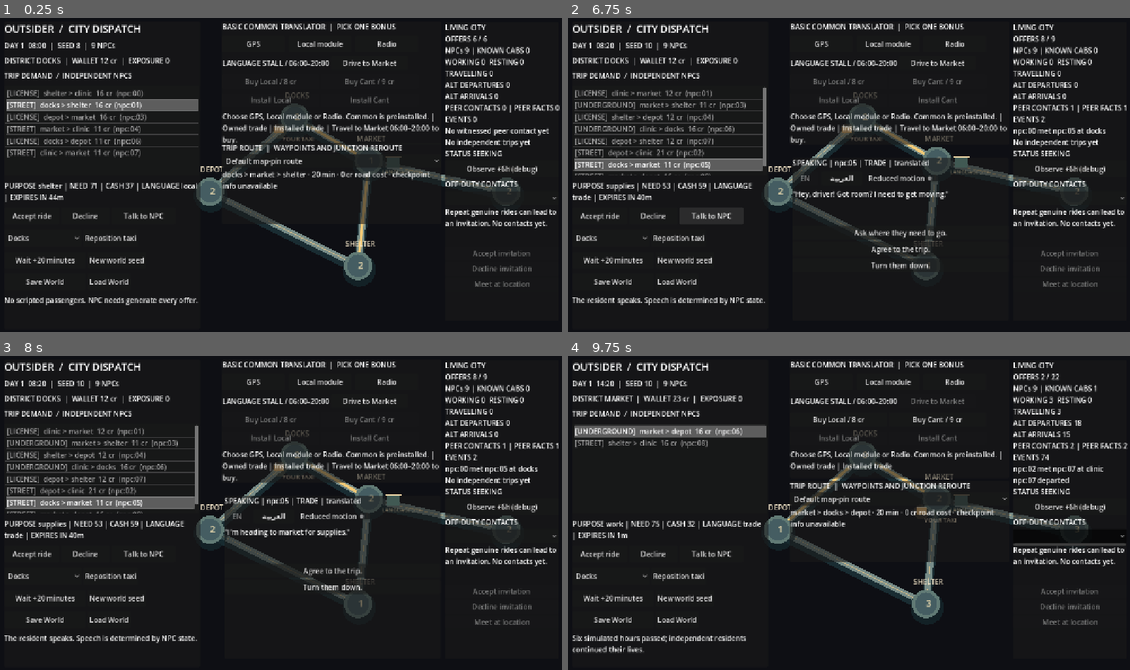
Above: before the commit, frames 1-4 (two rows, left to right).
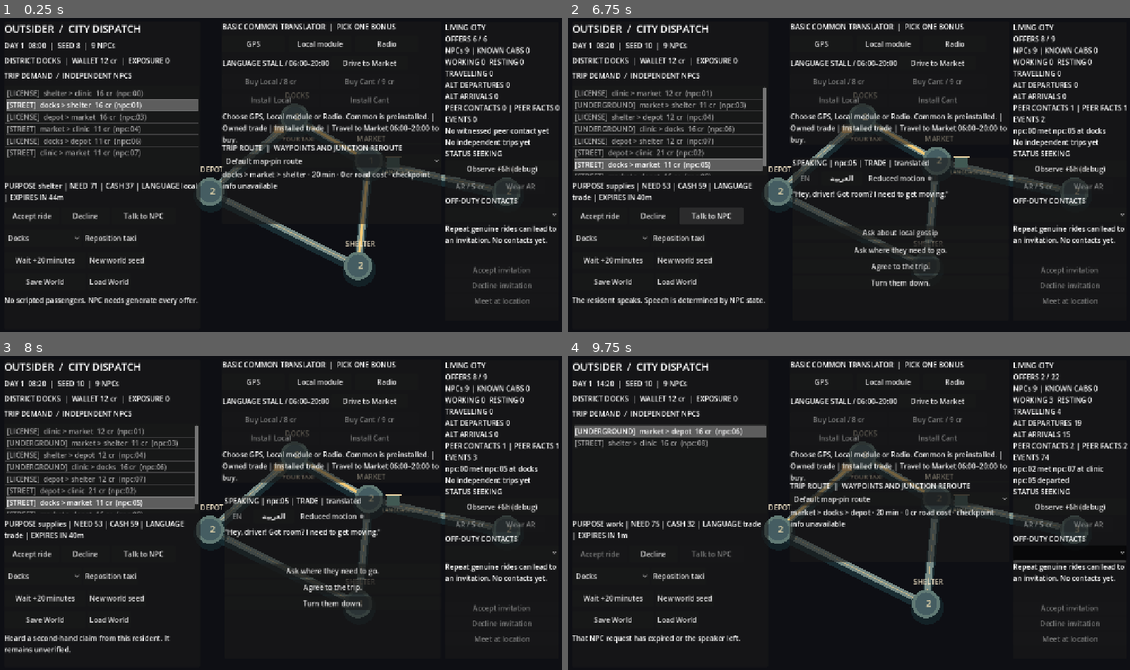
Above: after the commit, the same moments.

Repository: MohamedXIV/outsider-driver-2d
Game: Godot game, scene res://scenes/sandbox.tscn
Same seed, same stepped clock (60 frames per second), same inputs: the game is played once before the commit and once after it.
Inputs (mouse positions are in pixels of both pictures, inside the frame that each line leads up to; where the layout moved, square brackets give the same spot in the first picture):
- Up to frame 1 (0.25 s): no input
- Up to frame 2 (6.75 s): click "Accept ride" at 0.5 s; click "New world seed" at 1.25 s; click "Accept ride" at 2 s; click "New world seed" at 2.75 s; click "Decline" at 3.5 s; click "Docks" at 4.25 s; click "Reposition taxi" at 5 s; click "Wait +20 minutes" at 5.75 s; click "Talk to NPC" at 6.5 s
- Up to frame 3 (8 s): click (331, 569) at 7.25 s, where only the run after the commit has a clickable "Ask about local gossip"
- Up to frame 4 (9.75 s): click (899, 569) at 8 s, where only the run after the commit has a clickable "Ask where they need to go."; click "Observe +6h (debug)" at 8.75 s; click (1068, 553) [1068, 534] at 9.5 s

The runs differ from the first frame. In frame 1, 1.6% of the frame differs, in the area x 79-99%, y 51-92%; in frame 2, 2.3%; in frame 3, 3.0%; in frame 4, 3.8%, in the area x 0-100%, y 9-95%.

Commit message:
feat: physical AR purchase, wear toggle and focus/touch contextual knowledge overlays

Diff:
--- a/scenes/sandbox.tscn
+++ b/scenes/sandbox.tscn
@@ -131,6 +131,20 @@
 text = "Observe +6h (debug)"
 
 
+[node name="ARActions" type="HBoxContainer" parent="HUD/WorldPanel/Content"]
+layout_mode = 2
+theme_override_constants/separation = 4
+
+[node name="BuyAR" type="Button" parent="HUD/WorldPanel/Content/ARActions"]
+layout_mode = 2
+custom_minimum_size = Vector2(112, 34)
+text = "AR / 5 cr"
+
+[node name="WearAR" type="Button" parent="HUD/WorldPanel/Content/ARActions"]
+layout_mode = 2
+custom_minimum_size = Vector2(110, 34)
+text = "Wear AR"
+
 [node name="MeetingHeading" type="Label" parent="HUD/WorldPanel/Content"]
 layout_mode = 2
 text = "OFF-DUTY CONTACTS"
@@ -167,6 +181,16 @@
 offset_bottom = 695.0
 visible = false
 
+[node name="ARContext" type="Button" parent="HUD/DialoguePanel"]
+layout_mode = 0
+offset_left = 338.0
+offset_top = 5.0
+offset_right = 478.0
+offset_bottom = 32.0
+visible = false
+text = "AR: known note"
+focus_mode = 2
+
 [node name="Content" type="VBoxContainer" parent="HUD/DialoguePanel"]
 layout_mode = 2
 theme_override_constants/separation = 8
@@ -209,6 +233,12 @@
 layout_mode = 2
 custom_minimum_size = Vector2(460, 30)
 text = "Ask to speak Common"
+
+[node name="AskRumor" type="Button" parent="HUD/DialoguePanel/Content"]
+layout_mode = 2
+custom_minimum_size = Vector2(460, 30)
+visible = false
+text = "Ask about local gossip"
 
 [node name="Choices" type="VBoxContainer" parent="HUD/DialoguePanel/Content"]
 layout_mode = 2
@@ -370,3 +400,29 @@
 layout_mode = 2
 custom_minimum_size = Vector2(142, 30)
 text = "Refuse rider"
+
+[node name="ARHintPanel" type="PanelContainer" parent="HUD"]
+offset_left = 1015.0
+offset_top = 425.0
+offset_right = 1265.0
+offset_bottom = 695.0
+visible = false
+
+[node name="Content" type="VBoxContainer" parent="HUD/ARHintPanel"]
+layout_mode = 2
+theme_override_constants/separation = 8
+
+[node name="Title" type="Label" parent="HUD/ARHintPanel/Content"]
+layout_mode = 2
+text = "AR / VERIFIED NOTE"
+
+[node name="Body" type="Label" parent="HUD/ARHintPanel/Content"]
+layout_mode = 2
+custom_minimum_size = Vector2(225, 135)
+autowrap_mode = 3
+text = "Only acquired knowledge and sourced hearsay."
+
+[node name="Close" type="Button" parent="HUD/ARHintPanel/Content"]
+layout_mode = 2
+text = "Close AR note"
+focus_mode = 2
--- a/scripts/sandbox/sandbox_main.gd
+++ b/scripts/sandbox/sandbox_main.gd
@@ -39,6 +39,14 @@
 @onready var _install_local: Button = $HUD/GearPanel/Content/MarketInstall/InstallLocal
 @onready var _install_cant: Button = $HUD/GearPanel/Content/MarketInstall/InstallCant
 @onready var _request_common: Button = $HUD/DialoguePanel/Content/RequestCommon
+@onready var _ask_rumor: Button = $HUD/DialoguePanel/Content/AskRumor
+@onready var _ar_buy: Button = $HUD/WorldPanel/Content/ARActions/BuyAR
+@onready var _ar_wear: Button = $HUD/WorldPanel/Content/ARActions/WearAR
+@onready var _ar_context: Button = $HUD/DialoguePanel/ARContext
+@onready var _ar_panel: PanelContainer = $HUD/ARHintPanel
+@onready var _ar_title: Label = $HUD/ARHintPanel/Content/Title
+@onready var _ar_text: Label = $HUD/ARHintPanel/Content/Body
+@onready var _ar_close: Button = $HUD/ARHintPanel/Content/Close
 @onready var _meeting_selector: OptionButton = $HUD/WorldPanel/Content/MeetingSelect
 @onready var _meeting_info: Label = $HUD/WorldPanel/Content/MeetingInfo
 @onready var _meeting_accept: Button = $HUD/WorldPanel/Content/MeetingActions/AcceptMeeting
@@ -63,6 +71,7 @@
 var _route_for_offer: String = ""
 var _selected_meeting_id: String = ""
 var _meeting_dialogue: SandboxMeetingDialogue
+var _ar_note: Dictionary = {}
 var _ui_locale: String = "en"
 var _reduced_motion: bool = false
 var _speech_identity: String = ""
@@ -93,6 +102,13 @@
 	_install_local.pressed.connect(_on_install_module.bind("local"))
 	_install_cant.pressed.connect(_on_install_module.bind("cant"))
 	_request_common.pressed.connect(_on_ask_common)
+	_ask_rumor.pressed.connect(_on_ask_rumor)
+	_ar_buy.pressed.connect(_on_buy_ar)
+	_ar_wear.pressed.connect(_on_wear_ar)
+	_ar_context.pressed.connect(_show_ar_hint)
+	_ar_context.mouse_entered.connect(_show_ar_hint)
+	_ar_context.focus_entered.connect(_show_ar_hint)
+	_ar_close.pressed.connect(_close_ar_hint)
 	_locale_en.pressed.connect(_on_language_locale.bind("en"))
 	_locale_ar.pressed.connect(_on_language_locale.bind("ar"))
 	_reduce_motion.toggled.connect(_on_reduced_motion)
@@ -294,6 +310,64 @@
 					"sandboxDialogueText": _dialogue_text.text,
 					"sandboxRevealPending": str(_reveal_pending).to_lower()
 				}), true)
+
+
+
+func _on_buy_ar() -> void:
+	_notice_text = "Bought optics at Market; wear them to inspect learned facts." if \
+			_world.buy_ar() else "AR eyewear requires 5 cr, Market hours and no active ride."
+	_render()
+
+
+func _on_wear_ar() -> void:
+	var equip: bool = not _world.ar_equipped
+	_notice_text = ("AR eyewear equipped." if equip else "AR eyewear removed.") if \
+			_world.set_ar_equipped(equip) else "No eyewear available to change."
+	_render()
+
+
+func _on_ask_rumor() -> void:
+	if _conversation == null or not _conversation.understood() \
+			or not _world.hear_rumor(_conversation.offer_id):
+		_notice_text = "No comprehensible, source-backed local news from this speaker."
+	else:
+		_notice_text = "Heard a second-hand claim from this resident. It remains unverified."
+	_render()
+
+
+func _show_ar_hint() -> void:
+	if not _world.ar_equipped or _ar_note.is_empty() or not _ar_context.visible:
+		return
+	_ar_title.text = "AR / UNVERIFIED RUMOR" if _ar_note["certainty"] == "unverified" else "AR / VERIFIED NOTE"
+	_ar_text.text = "%s\nSource: %s" % [str(_ar_note["text"]), str(_ar_note["source"])]
+	_ar_panel.visible = true
+	_publish_ar_web()
+
+
+func _close_ar_hint() -> void:
+	_ar_panel.visible = false
+	_publish_ar_web()
+
+
+func _unhandled_key_input(event: InputEvent) -> void:
+	if _ar_panel.visible and event.is_action_pressed("ui_cancel"):
+		_close_ar_hint()
+		get_viewport().set_input_as_handled()
+
+
+func _publish_ar_web() -> void:
+	if not OS.has_feature("web"):
+		return
+	JavaScriptBridge.eval("Object.assign(document.documentElement.dataset,%s)" % JSON.stringify({
+		"sandboxAROwned": str(_world.ar_owned).to_lower(),
+		"sandboxAREquipped": str(_world.ar_equipped).to_lower(),
+		"sandboxARHint": str(_ar_context.visible).to_lower(),
+		"sandboxAROverlay": str(_ar_panel.visible).to_lower(),
+		"sandboxARHintText": _ar_text.text if _ar_panel.visible else "",
+		"sandboxARHintCertainty": str(_ar_note.get("certainty", "")),
+		"sandboxARHintSource": str(_ar_note.get("source", "")),
+		"sandboxRumorAvailable": str(_ask_rumor.visible).to_lower()
+	}), true)
 
 
 func _on_ask_common() -> void:
@@ -492,6 +566,11 @@
 	_notice.text = _notice_text
 	_render_route_picker(chosen)
 	_gear_panel.visible = true
+	_ar_buy.disabled = _world.ar_owned or _world.player_district != "market" \
+			or not SandboxKnowledge.market_open(_world.minute) or _world.credits < SandboxWorld.AR_PRICE \
+			or not _world.active_offer_id.is_empty() or _world.meeting_in_progress()
+	_ar_wear.disabled = not _world.ar_owned
+	_ar_wear.text = "Remove AR" if _world.ar_equipped else "Wear AR"
 	var gear_selected: bool = not _world.starter_device.is_empty()
 	_gps.disabled = gear_selected
 	_translator.disabled = gear_selected
@@ -546,6 +625,20 @@
 		_request_common.visible = not _conversation.understood() \
 				and not _world.common_requests.has(_conversation.offer_id) \
 				and frame.get("tags", []).has("intent:request_trip")
+		_ask_rumor.visible = _conversation.understood() \
+				and not _world.rumor_candidate(_conversation.offer_id).is_empty()
+		_ask_rumor.text = "اسأل عن أخبار الحي" if _ui_locale == "ar" else "Ask about local gossip"
+		if _ui_locale == "ar":
+			_ask_rumor.add_theme_font_override("font", load(ARABIC_FONT))
+		else:
+			_ask_rumor.remove_theme_font_override("font")
+		_ar_note = SandboxARHints.contextual(_world, frame, speaker_offer, _conversation.understood())
+		_ar_context.visible = not _ar_note.is_empty()
+		_ar_context.text = "AR: %s" % str(_ar_note.get("term", ""))
+		_ar_context.tooltip_text = "%s\n%s" % [
+			str(_ar_note.get("text", "")), str(_ar_note.get("source", ""))]
+		if not _ar_context.visible:
+			_ar_panel.visible = false
 		_update_dialogue_presentation(frame, speaker_offer, speaker, language)
 		var choices: Array = frame.get("choices", [])
 		for i in range(choices.size()):
@@ -558,6 +651,10 @@
 			button.pressed.connect(_on_dialogue_choice.bind(i))
 			_dialogue_choices.add_child(button)
 	if _conversation == null:
+		_ar_note = {}
+		_ar_panel.visible = false
+		_ar_context.visible = false
+		_ask_rumor.visible = false
 		_speech_identity = ""
 		_reveal_pending = false
 		_request_common.visible = false
@@ -638,6 +735,7 @@
 			str(_conversation.recognizes_driver()).to_lower() if _conversation != null else "false"
 		]
 		JavaScriptBridge.eval(web_state, true)
+		_publish_ar_web()
 		JavaScriptBridge.eval("Object.assign(document.documentElement.dataset,%s)" % JSON.stringify({
 			"sandboxUILocale": _ui_locale,
 			"sandboxRevealPending": str(_reveal_pending).to_lower(),
@@ -720,6 +818,11 @@
 		"sandboxDistrictPoint": _districts.get_global_rect().get_center(),
 		"sandboxRepositionPoint": _reposition.get_global_rect().get_center(),
 		"sandboxOfferTalkPoint": _talk.get_global_rect().get_center(),
+		"sandboxARBuyPoint": _ar_buy.get_global_rect().get_center(),
+		"sandboxARWearPoint": _ar_wear.get_global_rect().get_center(),
+		"sandboxARContextPoint": _ar_context.get_global_rect().get_center(),
+		"sandboxARClosePoint": _ar_close.get_global_rect().get_center(),
+		"sandboxAskRumorPoint": _ask_rumor.get_global_rect().get_center(),
 		"sandboxLocaleEnglishPoint": _locale_en.get_global_rect().get_center(),
 		"sandboxLocaleArabicPoint": _locale_ar.get_global_rect().get_center(),
 		"sandboxReducedMotionPoint": _reduce_motion.get_global_rect().get_center(),
